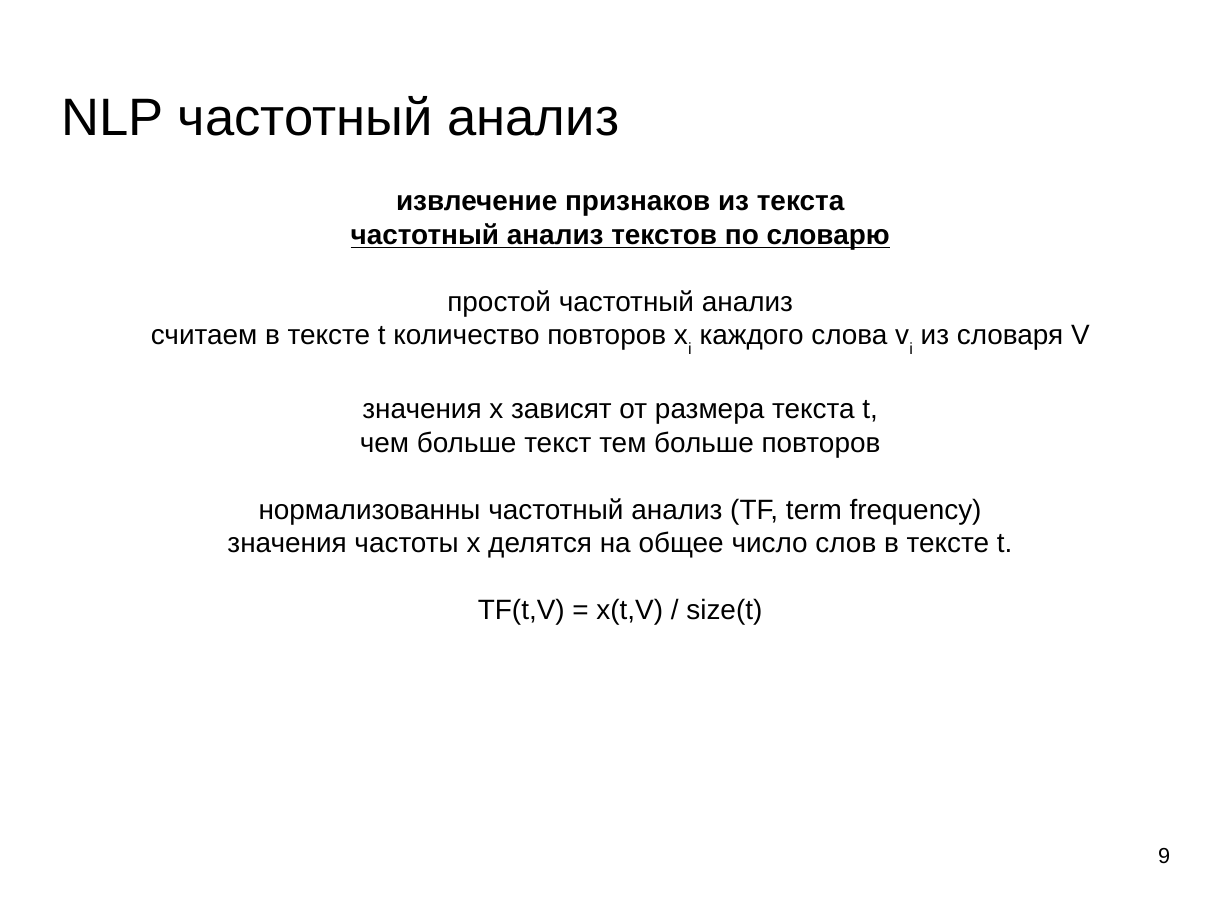
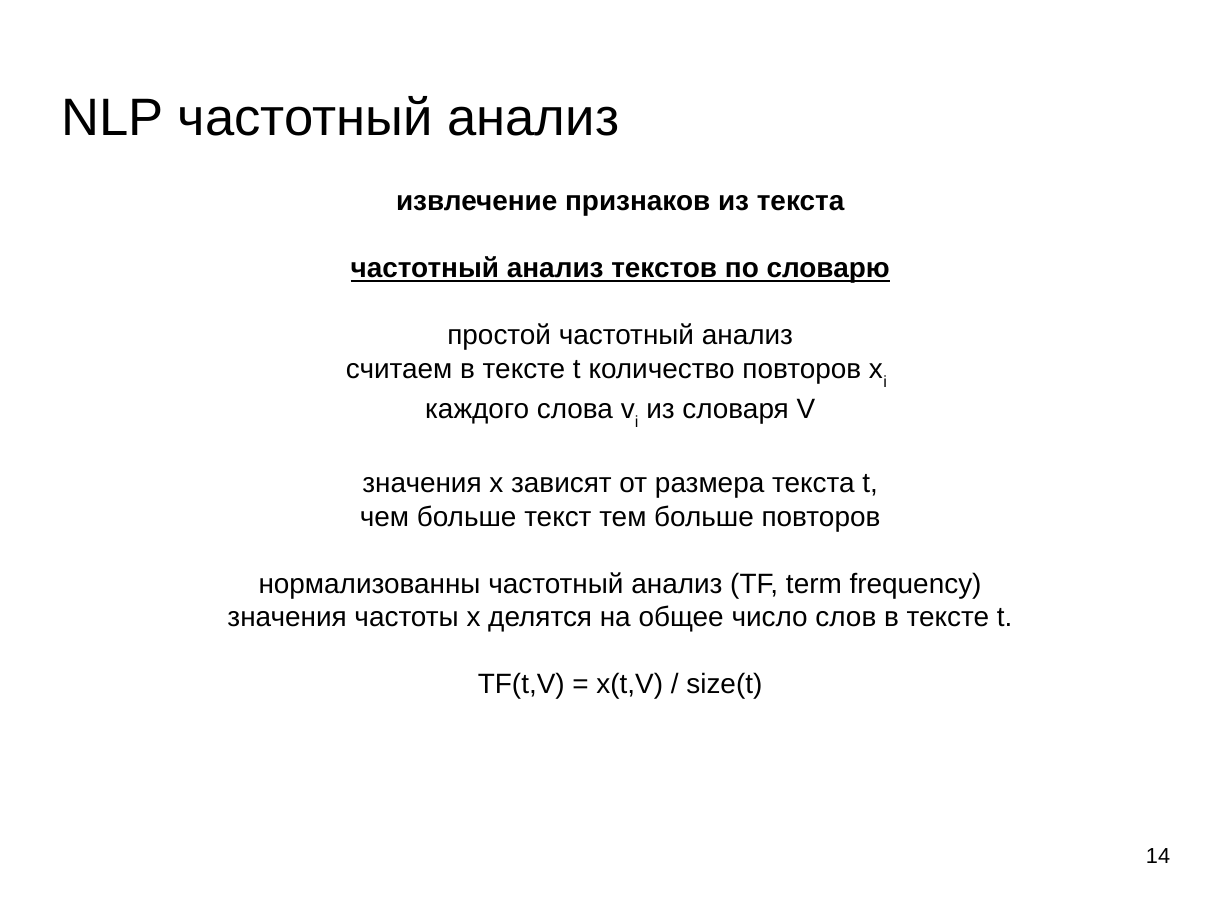
Before and after one commit to mechanoid5/ml_lectorium_legacy, a slide deck: slide 14 of 13-text-proc.odp (slide 9 before the commit). Drawn at 1232x924 pixels with LibreOffice and Linux fonts; fonts in the diff are those of the drawing; background and template pictures are left out. Boxes give left, top, right and bottom in pixels: in the first picture for what was removed or moved away, otherwise in the second. Text is boxed around its words. In the diff, an @@ line names an element or a change of style, - is before the commit and + after.

```diff
--- a/13-text-proc.odp
+++ b/13-text-proc.odp
@@ text at (346,360,861,423): text changed @@
-считаем в тексте t количество повторов xi каждого слова vi из словаря V
+считаем в тексте t количество повторов xi
+каждого слова vi из словаря V
@@ page number at (1146,848,1170,863): text changed @@
-9
+14
```
Also in this commit, not shown: 6 other slides changed, 5 slides added, 2 other files.
